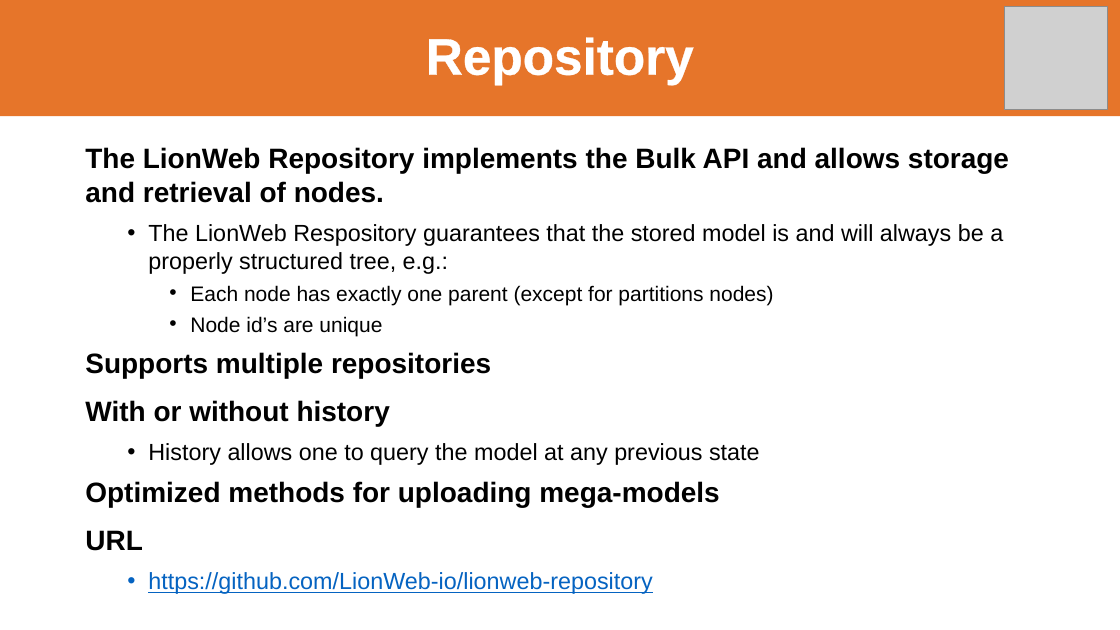
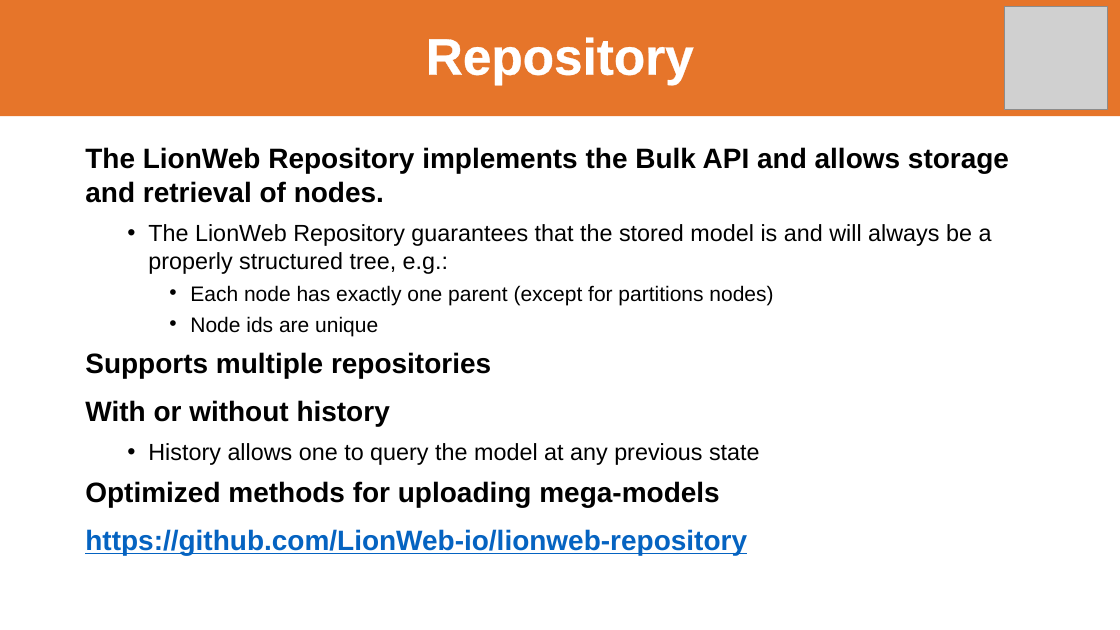
Before and after one commit to LionWeb-io/specification, a slide deck: slide 12 of resources/LangDev 2024 Talk.pptx. Drawn at 1120x630 pixels with LibreOffice and Linux fonts; fonts in the diff are those of the drawing; grey boxes stand for pictures; background and template pictures are left out. Boxes give left, top, right and bottom in pixels: in the first picture for what was removed or moved away, otherwise in the second. Text is boxed around its words. In the diff, an @@ line names an element or a change of style, - is before the commit and + after.

```diff
--- a/resources/LangDev 2024 Talk.pptx
+++ b/resources/LangDev 2024 Talk.pptx
@@ text at <box>148,224,992,274</box>: text changed @@
-  • The LionWeb Respository guarantees that the stored model is and will always be a properly structured tree, e.g.:
+  • The LionWeb Repository guarantees that the stored model is and will always be a properly structured tree, e.g.:
@@ text at <box>190,316,378,336</box>: text changed @@
-    • Node id’s are unique
+    • Node ids are unique
@@ text at <box>85,530,143,551</box>: paragraph removed @@
-URL
@@ text at <box>85,529,747,555</box>: size 20 to 24 pt, bold on in "https://github.com/LionWeb-io/lionweb-repository"; bullet • to none; list level 2 to 1 in "https://github.com/LionWeb-io/lionweb-repository" @@
```
Also in this commit, not shown: 16 other slides changed, 1 slide added, 1 slide removed.
